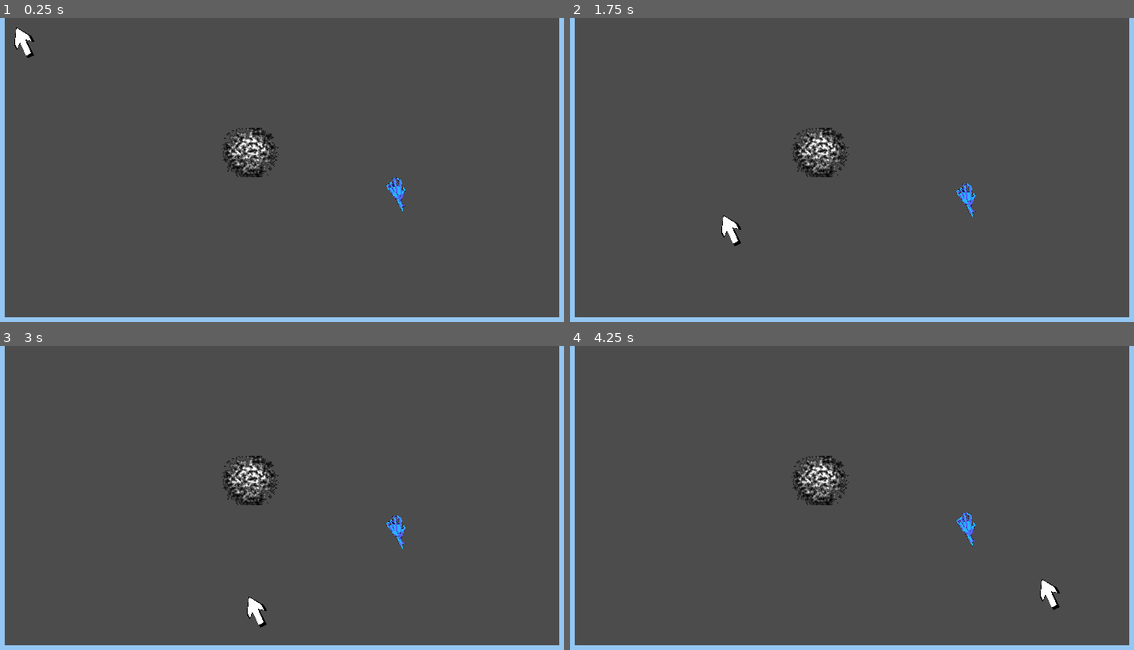
Above: before the commit, frames 1-4 (two rows, left to right).
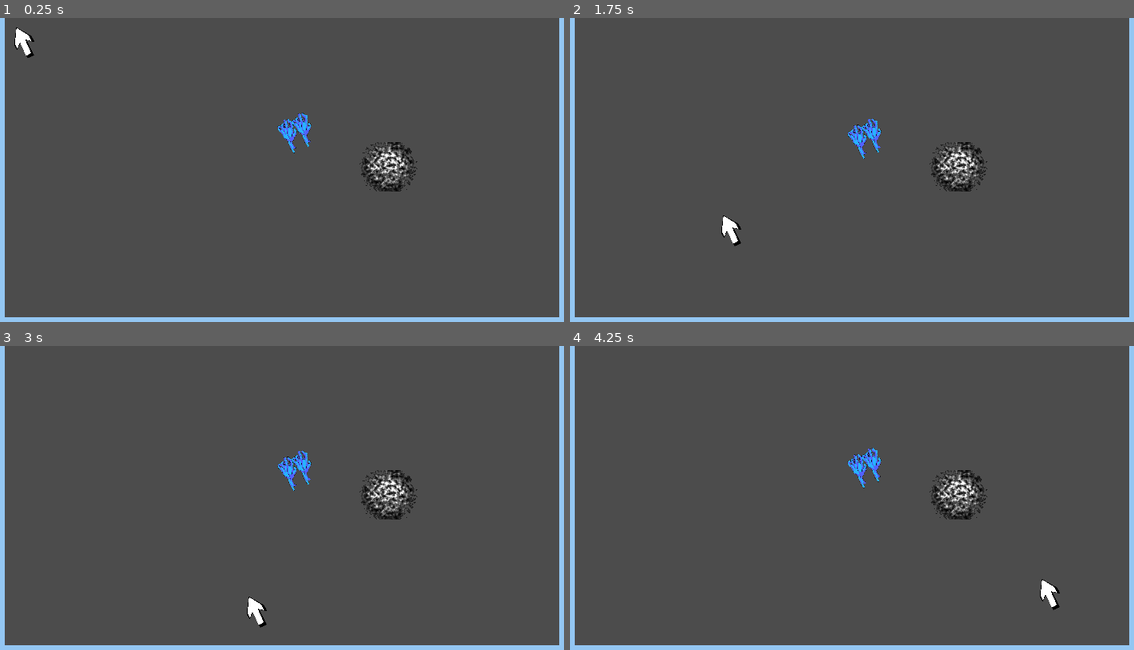
Above: after the commit, the same moments.

Repository: yimmit303/Creepy_Clown_Carnival
Game: Godot game, scene res://Minigames/Coin Game/CoinGameScene.tscn
Two runs of this game, one before a commit and one after it. Both use one fixed random seed, a clock stepped at 60 frames per second and the inputs below. This scene is started directly instead of the project's main scene.
Inputs (mouse positions are in pixels of both pictures, inside the frame that each line leads up to):
- Up to frame 1 (0.25 s): no input
- Up to frame 2 (1.75 s): move the mouse to (818, 151) at 0.52 s; hold D (move_right) 0.53-1.28 s; tap E (select) at 0.6, 1.35 s; click (818, 151) at 0.67 s; tap Space (move_jump) at 0.77, 1.52 s; move the mouse to (722, 215) at 1.27 s; hold S (move_back) from 1.28 s (still down)
- Up to frame 3 (3 s): move the mouse to (344, 446) at 2.02 s; release S (move_back) at 2.03 s; hold D (move_right) 2.03-2.78 s; tap E (select) at 2.1, 2.85 s; tap Enter at 2.75 s; move the mouse to (248, 595) at 2.77 s; hold W (move_forward) from 2.78 s (still down); click (248, 595) at 2.92 s
- Up to frame 4 (4.25 s): tap Space (move_jump) at 3.02, 3.5, 3.77 s; move the mouse to (1043, 580) at 3.52 s; release W (move_forward) at 3.53 s; hold A (move_left) from 3.53 s (still down); tap E (select) at 3.6 s

The runs differ from the first frame. In frame 1, 2.1% of the frame differs, in the area x 39-75%, y 31-64%; in frame 2, 2.1%; in frame 3, 2.1%, in the area x 39-75%, y 34-67%; in frame 4, 2.1%.
Error in both runs: Invalid type in function 'set_global_position' in base 'KinematicBody2D'. Cannot convert argument 1 from Nil to Vector2. (res://Minigames/Coin)

Commit message:
Working on coin game

Diff:
--- a/Minigames/Coin Game/CoinGameScene.tscn
+++ b/Minigames/Coin Game/CoinGameScene.tscn
@@ -137,3 +137,4 @@
 [connection signal="spanwedCoin" from="ItemSpawner" to="Evilhand2" method="_on_ItemSpawner_spanwedCoin"]
 [connection signal="spawnCoin" from="DustBunny_Spawnable" to="ItemSpawner" method="_on_DustBunny_Spawnable_spawnCoin"]
 [connection signal="deadHand" from="Evilhand2" to="ItemSpawner" method="_on_Evilhand2_deadHand"]
+[connection signal="deadHand" from="Evilhand2" to="PlayerNode" method="_on_Evilhand2_deadHand"]
--- a/Minigames/Coin Game/Prefabs/Coin.tscn
+++ b/Minigames/Coin Game/Prefabs/Coin.tscn
@@ -1,7 +1,8 @@
-[gd_scene load_steps=4 format=2]
+[gd_scene load_steps=5 format=2]
 
 [ext_resource path="res://Minigames/Coin Game/Scripts/CoinBounce.gd" type="Script" id=1]
 [ext_resource path="res://Minigames/Coin Game/Materials/MarioCoin.png" type="Texture" id=2]
+[ext_resource path="res://Minigames/Timer.tscn" type="PackedScene" id=3]
 
 [sub_resource type="CircleShape2D" id=1]
 radius = 55.8271
@@ -29,4 +30,7 @@
 scale = Vector2( 0.8, 0.8 )
 shape = SubResource( 1 )
 
+[node name="Timer" parent="." instance=ExtResource( 3 )]
+
 [connection signal="mouse_entered" from="CoinKinematicBody" to="CoinKinematicBody" method="_on_CoinKinematicBody_mouse_entered"]
+[connection signal="time_out" from="Timer" to="CoinKinematicBody" method="_on_Timer_time_out"]
--- a/Minigames/Coin Game/Scripts/CoinBounce.gd
+++ b/Minigames/Coin Game/Scripts/CoinBounce.gd
@@ -17,6 +17,7 @@
 
 signal playerTouch
 signal enemyTouch
+
 
 # Called when the node enters the scene tree for the first time.
 func _ready():
@@ -46,3 +47,10 @@
 # Called every frame. 'delta' is the elapsed time since the previous frame.
 #func _process(delta):
 #	pass
+
+
+func _on_Timer_time_out():
+	if(evilTouch < humanTouch):
+		var player = get_tree().get_root().get_node("PlayerNode")
+		player.coins += 1
+	queue_free()
--- a/Minigames/Coin Game/Scripts/EnemyPickAndGrab.gd
+++ b/Minigames/Coin Game/Scripts/EnemyPickAndGrab.gd
@@ -13,13 +13,16 @@
 signal deadHand
 var player
 
-var invincibleTimer = 4
+var invincibleTimer = 8
 
 func _ready():
 	kinematicBody = $EnemyKinematicBody
 	player = get_node("../PlayerNode")
 
-	print("spawning new hand!")
+	var x = rng.randf_range(153, 1733)
+	var y = rng.randf_range(21, 787)
+	kinematicBody.position.x = x
+	kinematicBody.position.y = y
 
 #get_viewport().get_mouse_position()
 
--- a/Minigames/Coin Game/Scripts/ItemSpawner.gd
+++ b/Minigames/Coin Game/Scripts/ItemSpawner.gd
@@ -12,10 +12,12 @@
 
 var coinPrefab
 var evilHandPrefab
+var dustBunnyPrefab
 var rng = RandomNumberGenerator.new()
 var my_random_number
 
-export var coinSpawnChance = 0.85
+export var coinSpawnChance = 90
+export var dustSpawnChance = 55
 
 signal spanwedCoin
 
@@ -26,7 +28,12 @@
 
 	coinPrefab = load("res://Minigames/Coin Game/Prefabs/Coin.tscn")
 	evilHandPrefab = load("res://Minigames/Coin Game/Prefabs/Evilhand2.tscn")
+	dustBunnyPrefab = load("res://Minigames/Coin Game/Prefabs/DustBunny.tscn")
 
+	var temp = dustSpawnChance
+	dustSpawnChance = 100
+	_on_Evilhand2_deadHand(1)
+	dustSpawnChance = temp
 # Called every frame. 'delta' is the elapsed time since the previous frame.
 #func _process(delta):
 #	pass
@@ -52,20 +59,13 @@
 
 		emit_signal("spanwedCoin", newCoin)
 
-func _on_Evilhand2_deadHand():
+func _on_Evilhand2_deadHand(num = 2):
 	#spawn 2 more evil hands!
 
-	for j in range(0, 2):
+	for j in range(0, num):
 		var newHand = evilHandPrefab.instance()
-		newHand.set_name("heilHydra")
+		newHand.set_name("heilHydra" + str(j))
 		add_child(newHand)
-
-		rng.randomize()
-		#153,21 -> 1733, 787
-		var x = rng.randf_range(153, 1733)
-		var y = rng.randf_range(21, 787)
-		newHand.kinematicBody.position.x = x
-		newHand.kinematicBody.position.y = y
 
 		for i in range(0, aliveObjects.size()):
 			var child = aliveObjects[i]
@@ -74,3 +74,10 @@
 				break
 
 		aliveObjects.append(newHand)
+
+		my_random_number = rng.randf_range(0, 100)
+		if(my_random_number >= dustSpawnChance):
+			var newDust = dustBunnyPrefab.instance()
+			newDust.set_name("dust" + str(j))
+			add_child(newDust)
+			aliveObjects.append(newDust)
--- a/Minigames/Coin Game/Scripts/MoveableObject.gd
+++ b/Minigames/Coin Game/Scripts/MoveableObject.gd
@@ -15,11 +15,19 @@
 
 signal spawnCoin
 
+var rng = RandomNumberGenerator.new()
+var my_random_number
+
 func _ready():
 	rigidBody = $RigidBody2D
 	particles = $RigidBody2D/DustParticles
 	particles.emitting = false
 	rigidBody.gravity_scale = 0
+
+	var x = rng.randf_range(153, 1733)
+	var y = rng.randf_range(21, 787)
+	position.x = x
+	position.y = y
 
 func startHolding():
 	lastHeld = time
--- a/Minigames/Coin Game/Scripts/PickAndGrab.gd
+++ b/Minigames/Coin Game/Scripts/PickAndGrab.gd
@@ -2,6 +2,8 @@
 
 var MousePos
 var kinematicBody
+
+var coins = 0
 
 func _ready():
 	kinematicBody = $PlayerKinematicBody
Not shown: 1 places in Main_Level/Root.tscn that only renumber resources
Not shown: 2 places in Minigames/Coin Game/CoinGameScene.tscn that only renumber resources
